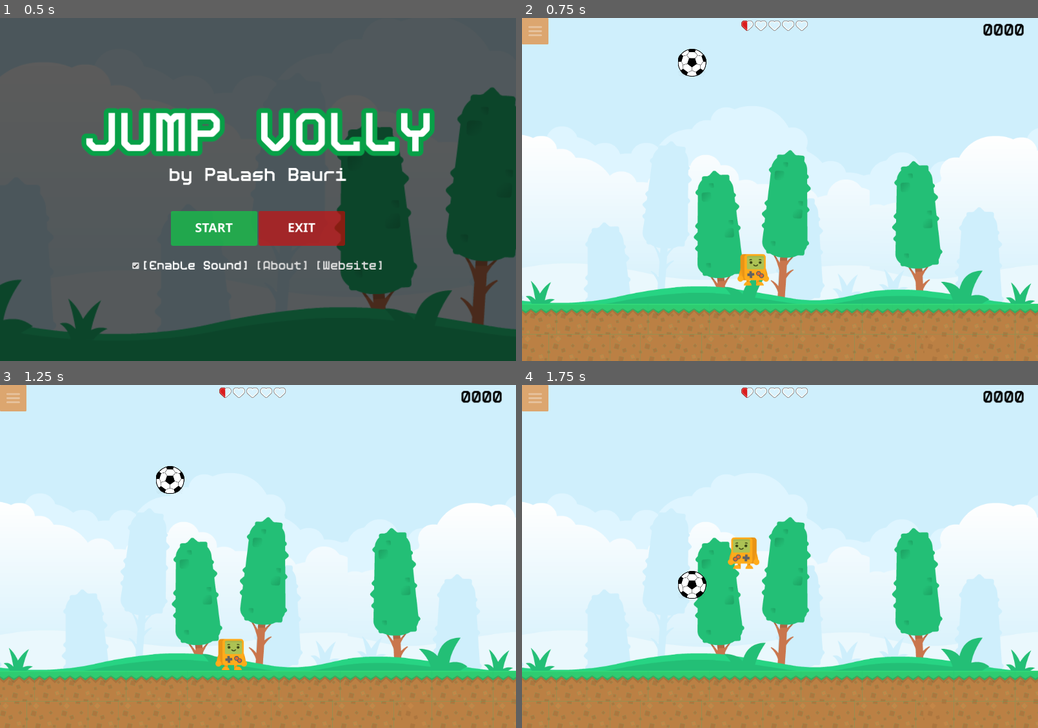
Above: before the commit, frames 1-4 (two rows, left to right).
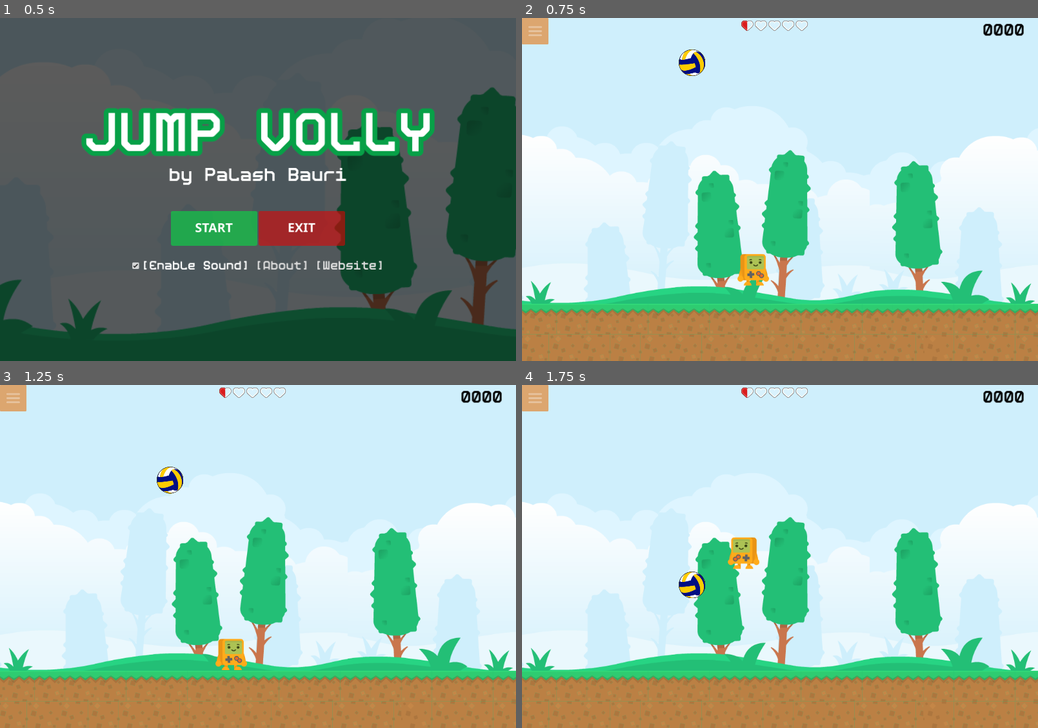
Above: after the commit, the same moments.

Repository: bauripalash/jumpvolly
Game: Godot game, scene res://Scenes/start_menu.tscn
Two runs of this game, one before a commit and one after it. Both use one fixed random seed, a clock stepped at 60 frames per second and the inputs below.
Inputs (mouse positions are in pixels of both pictures, inside the frame that each line leads up to):
- Up to frame 1 (0.5 s): no input
- Up to frame 2 (0.75 s): click (733, 227) at 0.5 s
- Up to frame 3 (1.25 s): no input
- Up to frame 4 (1.75 s): click (537, 398) at 1.25 s

Frame 1 is identical in both runs. In frame 2, 0.3% of the frame differs, in the area x 30-36%, y 9-18%; in frame 3, 0.3%; in frame 4, 0.3%.

Commit message:
finally the ball is volleyball

Diff:
--- a/Scenes/ball.tscn
+++ b/Scenes/ball.tscn
@@ -1,7 +1,7 @@
 [gd_scene load_steps=6 format=3 uid="uid://mcnoqy45u1b2"]
 
 [ext_resource type="Script" path="res://Scripts/ball.gd" id="1_g4o4u"]
-[ext_resource type="Texture2D" uid="uid://dayqmlvwfud2j" path="res://Artworks/SoccerBall.png" id="2_wk083"]
+[ext_resource type="Texture2D" uid="uid://md43ex4mdihe" path="res://Artworks/vball.png" id="2_e2ql4"]
 [ext_resource type="AudioStream" uid="uid://h3srttqibs54" path="res://Artworks/Sounds/ball_ground.ogg" id="3_750st"]
 
 [sub_resource type="PhysicsMaterial" id="PhysicsMaterial_fvx44"]
@@ -23,8 +23,8 @@
 
 [node name="Sprite2D" type="Sprite2D" parent="."]
 z_index = 200
-scale = Vector2(0.6, 0.6)
-texture = ExtResource("2_wk083")
+scale = Vector2(0.55, 0.55)
+texture = ExtResource("2_e2ql4")
 
 [node name="CollisionShape2D" type="CollisionShape2D" parent="."]
 z_index = 300
Binary file removed: Artworks/SoccerBall.png
Binary file added: Artworks/vball.png
Not shown, changed: Artworks/vball.png.import
Binary file removed: Scripts/SoccerBall.png
